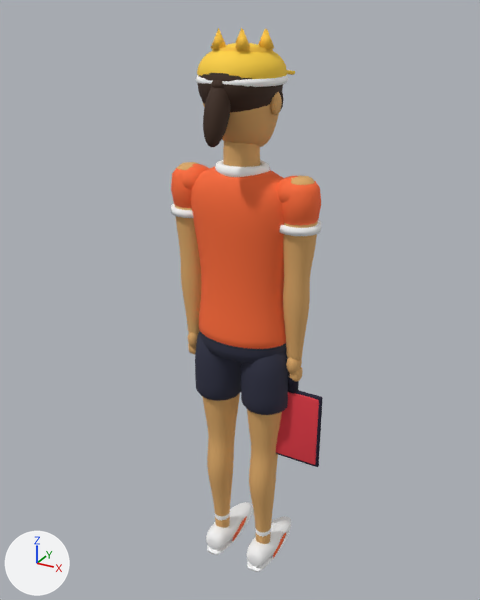
One commit to the glTF model public/models/player.glb: the scene before it, then after it.
The view is the same before and after, from a 50 mm camera at (3.01, -5.54, 6.11) aimed at (0.09, -0.22, 3.45). Arrows for +X, +Y and +Z are at lower left; the lights stay in place. The first picture is the older version. Where no turn or scale is listed for an object, it has been applied to the vertices.

In view in the first picture: 'ol_arm_L', 'ol_arm_R', 'ol_cap', 'ol_hair', 'ol_head', 'ol_leg_L', 'ol_leg_R', 'ol_paddle_face', 'ol_shortleg_L', 'ol_shortleg_R', 'ol_sleeve_R', 'ol_torso' and 30 more.
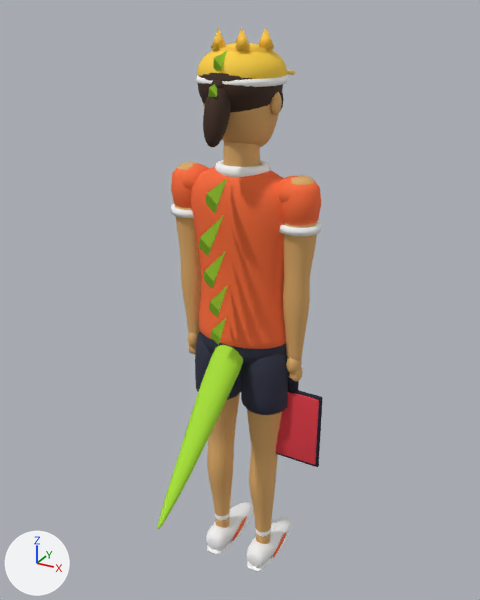
Location of each change, (x1, y1, x2, y2) in pixels of the pictures (480 x 600 px):
'ol_tail', added (green)
    after: (157, 345, 243, 529)
'ol_spike_1', added
    after: (199, 215, 224, 256)
'ol_spike_0', added
    after: (206, 179, 227, 214)
'ol_spike_2', added
    after: (203, 251, 226, 288)
'ol_spike_3', added
    after: (209, 285, 228, 318)
'ol_spike_4', added
    after: (210, 318, 226, 345)
'ol_headspike_0', added
    after: (213, 51, 227, 71)
'ol_headspike_1', added
    after: (208, 84, 217, 98)
'ol_shortleg_L', unchanged, covered by the edit
    before: (195, 334, 241, 401)
    after: (195, 334, 241, 400)

Edits to the bpy script that builds the scene:
```text
Add mat_spikes:
    mat_spikes = principled_material('spikes')
    mat_spikes.base_color = (0.386, 0.761, 0.0273)  # green #a7e22e
    mat_spikes.roughness = 0.8
Add me_ol_tail:
    me_ol_tail.from_pydata(...)  # 266 vertices, 528 faces; spans x -0.173..0.173, y -1.65..-0.15, z -1.408..0.011
    me_ol_tail.materials.append(mat_spikes)  # green #a7e22e
Add me_ol_spike_4:
    me_ol_spike_4.from_pydata([(0.0, -0.048, -0.178), (0.058, -0.113, -0.065), (0.0, -0.178, 0.048), (-0.058, -0.113, -0.065), (0.0, 0.113, 0.065)], [], [(0, 4, 1), (1, 4, 2), (0, 1, 2), (0, 2, 3), (2, 4, 3), (3, 4, 0)])
    me_ol_spike_4.materials.append(mat_spikes)  # green #a7e22e
Add me_ol_spike_3:
    me_ol_spike_3.from_pydata([(0.0, -0.074, -0.193), (0.058, -0.139, -0.08), (0.0, -0.204, 0.033), (-0.058, -0.139, -0.08), (0.0, 0.139, 0.08)], [], [(0, 4, 1), (1, 4, 2), (0, 1, 2), (0, 2, 3), (2, 4, 3), (3, 4, 0)])
    me_ol_spike_3.materials.append(mat_spikes)  # green #a7e22e
Add me_ol_spike_2:
    me_ol_spike_2.from_pydata([(0.0, -0.1, -0.208), (0.058, -0.165, -0.095), (0.0, -0.23, 0.018), (-0.058, -0.165, -0.095), (0.0, 0.165, 0.095)], [], [(0, 4, 1), (1, 4, 2), (0, 1, 2), (0, 2, 3), (2, 4, 3), (3, 4, 0)])
    me_ol_spike_2.materials.append(mat_spikes)  # green #a7e22e
Add me_ol_spike_1:
    me_ol_spike_1.from_pydata([(0.0, -0.117, -0.218), (0.058, -0.182, -0.105), (0.0, -0.247, 0.008), (-0.058, -0.182, -0.105), (0.0, 0.182, 0.105)], [], [(0, 4, 1), (1, 4, 2), (0, 1, 2), (0, 2, 3), (2, 4, 3), (3, 4, 0)])
    me_ol_spike_1.materials.append(mat_spikes)  # green #a7e22e
Add me_ol_spike_0:
    me_ol_spike_0.from_pydata([(0.0, -0.082, -0.198), (0.058, -0.147, -0.085), (0.0, -0.212, 0.028), (-0.058, -0.147, -0.085), (0.0, 0.147, 0.085)], [], [(0, 4, 1), (1, 4, 2), (0, 1, 2), (0, 2, 3), (2, 4, 3), (3, 4, 0)])
    me_ol_spike_0.materials.append(mat_spikes)  # green #a7e22e
Add me_ol_headspike_1:
    me_ol_headspike_1.from_pydata([(0.0, -0.03, -0.131), (0.04, -0.082, -0.057), (0.0, -0.134, 0.016), (-0.04, -0.082, -0.057), (0.0, 0.082, 0.057)], [], [(0, 4, 1), (1, 4, 2), (0, 1, 2), (0, 2, 3), (2, 4, 3), (3, 4, 0)])
    me_ol_headspike_1.materials.append(mat_spikes)  # green #a7e22e
Add me_ol_headspike_0:
    me_ol_headspike_0.from_pydata([(0.0, -0.038, -0.137), (0.04, -0.09, -0.063), (0.0, -0.142, 0.011), (-0.04, -0.09, -0.063), (0.0, 0.09, 0.063)], [], [(0, 4, 1), (1, 4, 2), (0, 1, 2), (0, 2, 3), (2, 4, 3), (3, 4, 0)])
    me_ol_headspike_0.materials.append(mat_spikes)  # green #a7e22e
Add ob_ol_tail:
    ob_ol_tail = bpy.data.objects.new('ol_tail', me_ol_tail)
    ob_ol_tail.location = (0.0, 0.0, 3.05)
Add ob_ol_spike_4:
    ob_ol_spike_4 = bpy.data.objects.new('ol_spike_4', me_ol_spike_4)
    ob_ol_spike_4.location = (0.0, -0.45, 3.23)
Add ob_ol_spike_3:
    ob_ol_spike_3 = bpy.data.objects.new('ol_spike_3', me_ol_spike_3)
    ob_ol_spike_3.location = (0.0, -0.44, 3.55)
Add ob_ol_spike_2:
    ob_ol_spike_2 = bpy.data.objects.new('ol_spike_2', me_ol_spike_2)
    ob_ol_spike_2.location = (0.0, -0.5, 3.9)
Add ob_ol_spike_1:
    ob_ol_spike_1 = bpy.data.objects.new('ol_spike_1', me_ol_spike_1)
    ob_ol_spike_1.location = (0.0, -0.55, 4.25)
Add ob_ol_spike_0:
    ob_ol_spike_0 = bpy.data.objects.new('ol_spike_0', me_ol_spike_0)
    ob_ol_spike_0.location = (0.0, -0.45, 4.6)
Add ob_ol_headspike_1:
    ob_ol_headspike_1 = bpy.data.objects.new('ol_headspike_1', me_ol_headspike_1)
    ob_ol_headspike_1.location = (0.0, -0.46, 5.49)
Add ob_ol_headspike_0:
    ob_ol_headspike_0 = bpy.data.objects.new('ol_headspike_0', me_ol_headspike_0)
    ob_ol_headspike_0.location = (0.0, -0.37, 5.72)
```
